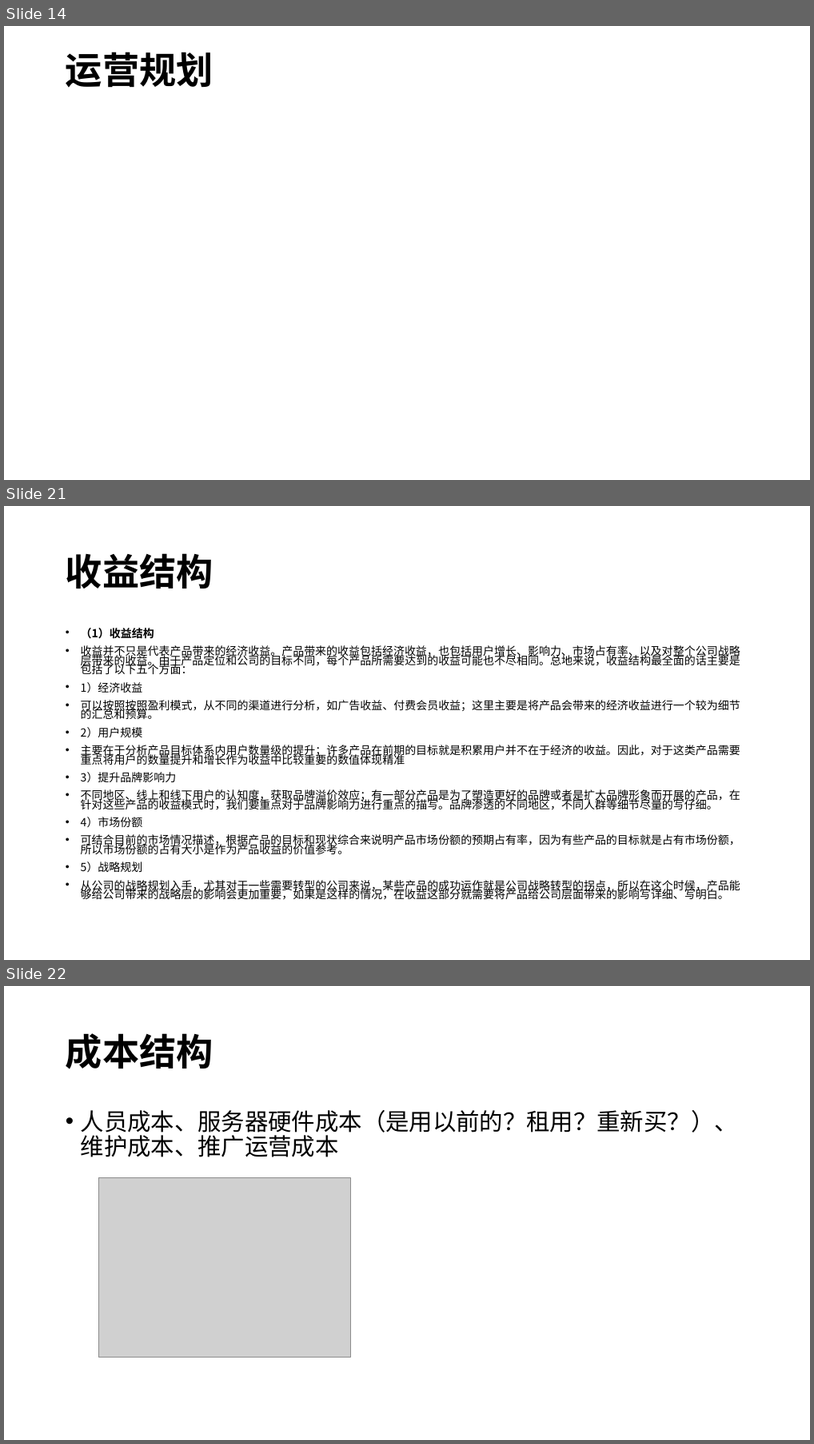
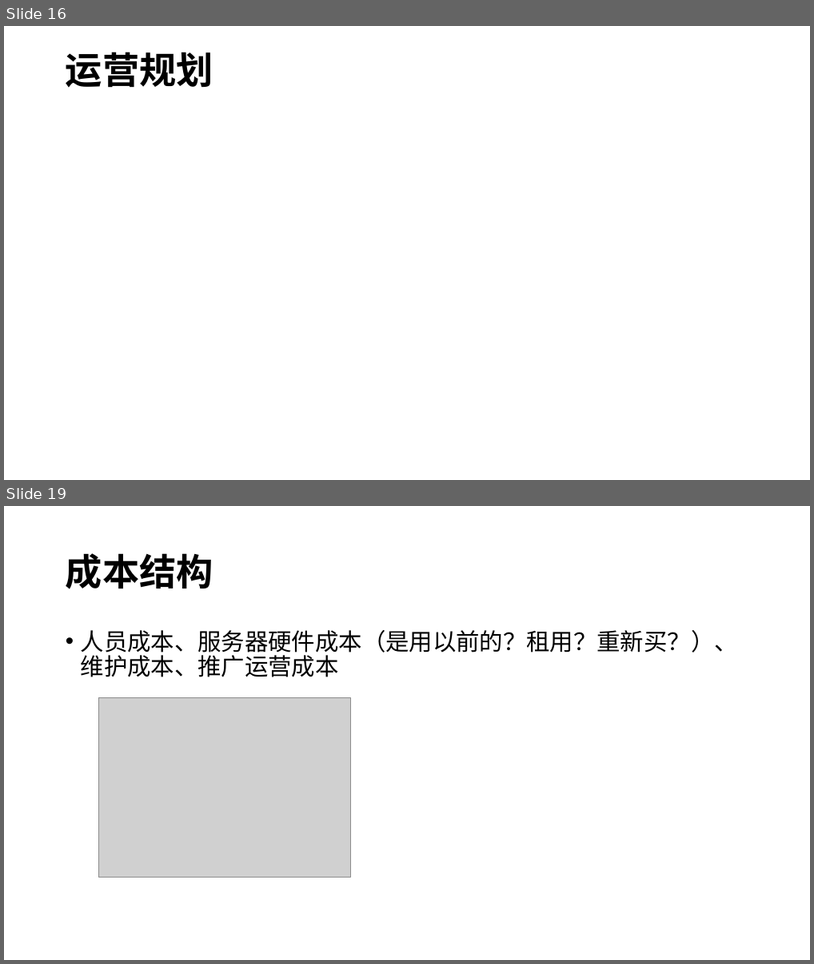
Before and after one commit to awanglilong/awanglilong.github.io, a slide deck: _posts/商业需求.pptx. Shown one above the other, each under a label of ours: slides 14, 21 and 22 before the commit, slides 16 and 19 after it; the slides between them are not shown. The pictures are 814x1444 and 814x964 pixels, drawn with LibreOffice and Linux fonts; fonts in the diff are those of the drawing; grey boxes stand for pictures. Boxes give left, top, right and bottom in pixels: in the first picture for what was removed or moved away, otherwise in the second. Text is boxed around its words. In the diff, an @@ line names an element or a change of style, - is before the commit and + after.

```diff
--- a/_posts/商业需求.pptx
+++ b/_posts/商业需求.pptx
@@ slide 21 removed at (4,506,810,960), background #FFFFFF @@
@@ title removed at (66,553,214,588) @@
-收益结构
@@ text removed at (81,628,741,900) @@
-• （1）收益结构
-• 收益并不只是代表产品带来的经济收益。产品带来的收益包括经济收益，也包括用户增长、影响力、市场占有率、以及对整个公司战略层带来的收益。由于产品定位和公司的目标不同，每个产品所需要达到的收益可能也不尽相同。总地来说，收益结构最全面的话主要是包括了以下五个方面：
-• 1）经济收益
-• 可以按照按照盈利模式，从不同的渠道进行分析，如广告收益、付费会员收益；这里主要是将产品会带来的经济收益进行一个较为细节的汇总和预算。
-• 2）用户规模
-• 主要在于分析产品目标体系内用户数量级的提升；许多产品在前期的目标就是积累用户并不在于经济的收益。因此，对于这类产品需要重点将用户的数量提升和增长作为收益中比较重要的数值体现精准
-• 3）提升品牌影响力
-• 不同地区、线上和线下用户的认知度，获取品牌溢价效应；有一部分产品是为了塑造更好的品牌或者是扩大品牌形象而开展的产品，在针对这些产品的收益模式时，我们要重点对于品牌影响力进行重点的描写。品牌渗透的不同地区，不同人群等细节尽量的写仔细。
-• 4）市场份额
-• 可结合目前的市场情况描述，根据产品的目标和现状综合来说明产品市场份额的预期占有率，因为有些产品的目标就是占有市场份额，所以市场份额的占有大小是作为产品收益的价值参考。
-• 5）战略规划
-• 从公司的战略规划入手，尤其对于一些需要转型的公司来说，某些产品的成功运作就是公司战略转型的拐点，所以在这个时候，产品能够给公司带来的战略层的影响会更加重要，如果是这样的情况，在收益这部分就需要将产品给公司层面带来的影响写详细、写明白。
@@ what was slide 14 is now slide 16 @@
@@ what was slide 22 is now slide 19 @@
```
Also in this commit, not shown: 13 slides changed, 6 slides added, 7 other slides removed, 1 other file.
